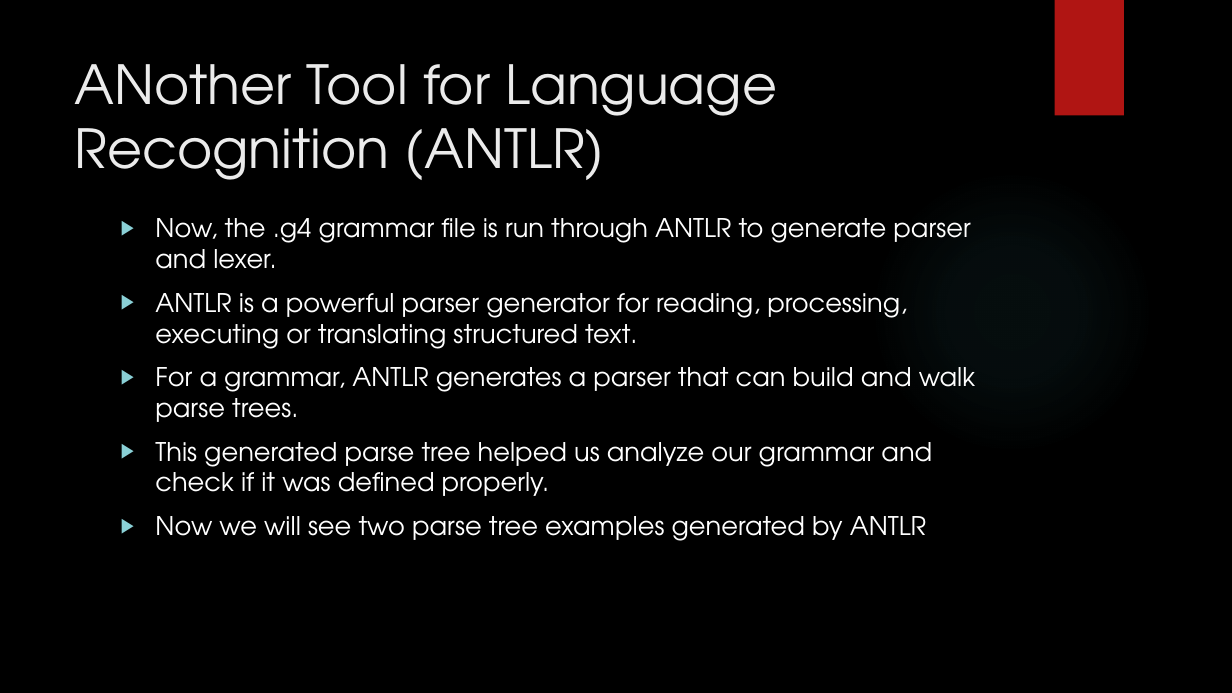
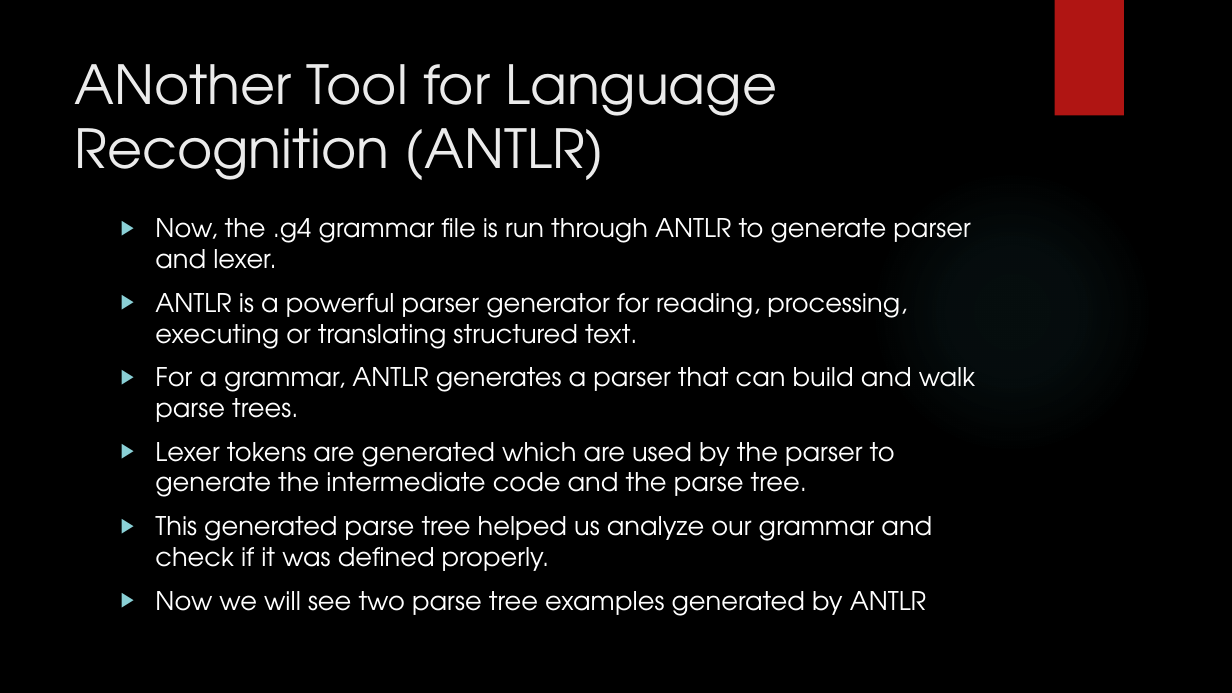
Before and after one commit to AvinashMV/SER502-Spring2018-Team30, a slide deck: slide 11 of doc/Sliceppt.pptx. Drawn at 1232x693 pixels with LibreOffice and Linux fonts; fonts in the diff are those of the drawing; background and template pictures are left out. Boxes give left, top, right and bottom in pixels: in the first picture for what was removed or moved away, otherwise in the second. Text is boxed around its words. In the diff, an @@ line names an element or a change of style, - is before the commit and + after.

```diff
--- a/doc/Sliceppt.pptx
+++ b/doc/Sliceppt.pptx
@@ text at (155, 442, 895, 497): paragraph added @@
+▶ Lexer tokens are generated which are used by the parser to generate the intermediate code and the parse tree.
```
Also in this commit, not shown: 10 other slides changed, 1 slide added, 1 slide removed.
